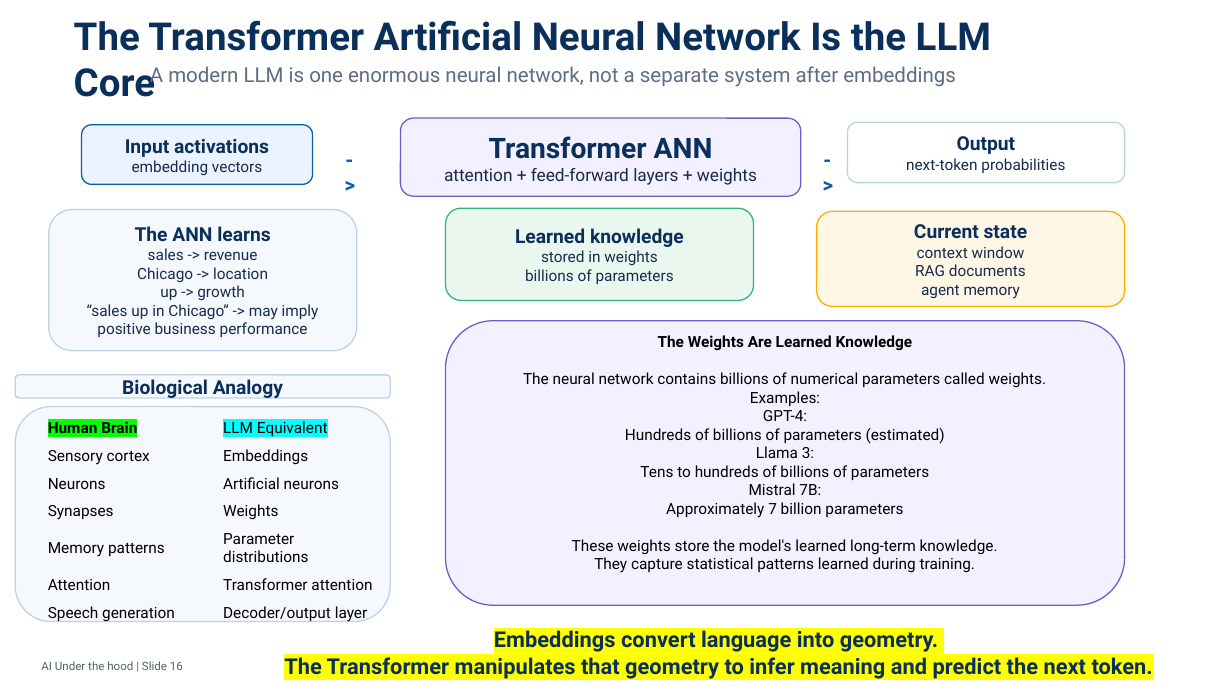
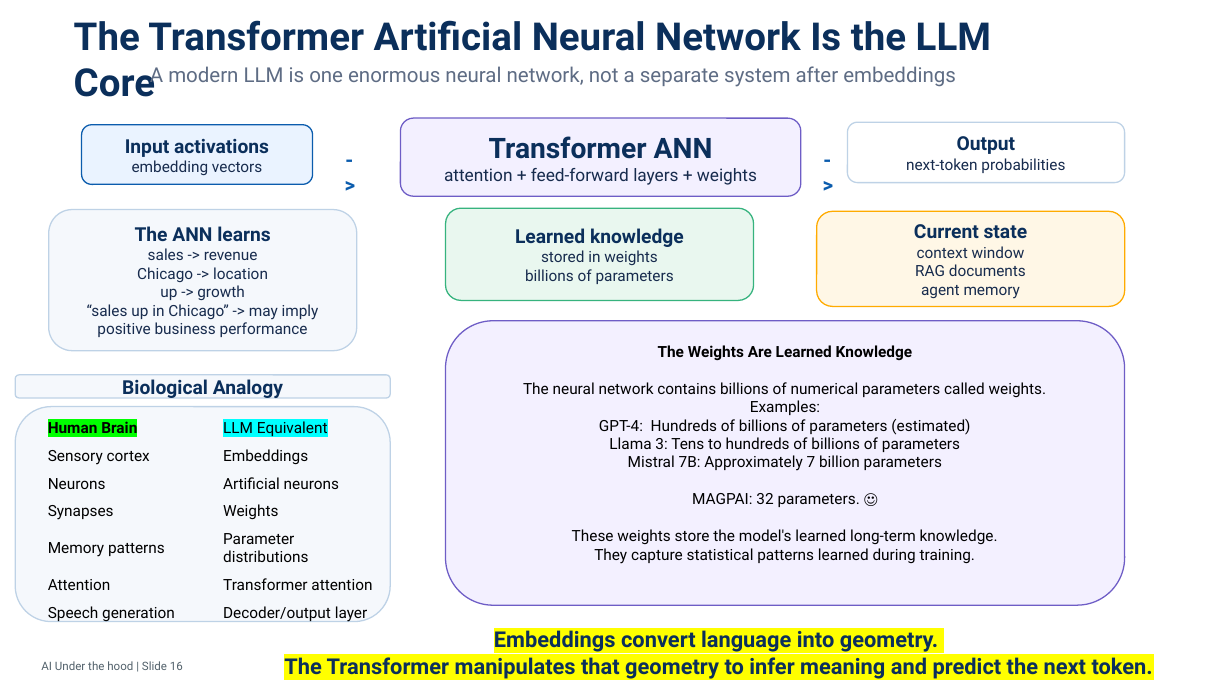
Before and after one commit to javaboy-vk/MAGPAI, a slide deck: slide 16 of pptx/Session_01_Tokens_v1.0.pptx. Drawn at 1232x693 pixels with LibreOffice and Linux fonts; fonts in the diff are those of the drawing. Boxes give left, top, right and bottom in pixels: in the first picture for what was removed or moved away, otherwise in the second. Text is boxed around its words. In the diff, an @@ line names an element or a change of style, - is before the commit and + after.

```diff
--- a/pptx/Session_01_Tokens_v1.0.pptx
+++ b/pptx/Session_01_Tokens_v1.0.pptx
@@ text in rounded rectangle at (692, 493, 860, 507): paragraph added @@
+MAGPAI: 32 parameters. ☺
```
Also in this commit, not shown: 2 other slides changed, 2 slides removed, 8 other files.
